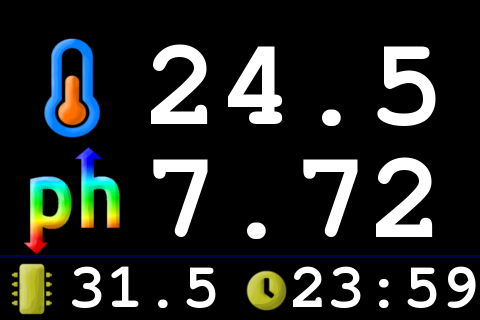
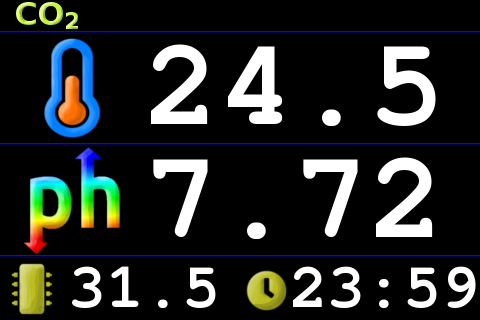
The second 480x320 image is a revision of the first. Changes to its layers:
added layer "CO2" above "Co2Label" over (16, 2, 78, 29)
painted on "Sep" over (0, 31, 480, 256)
